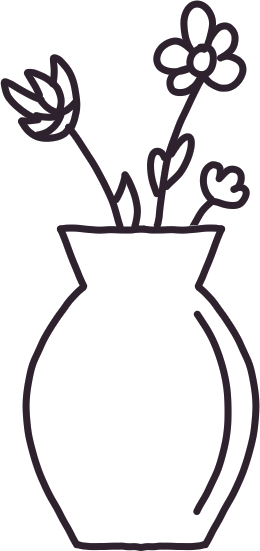
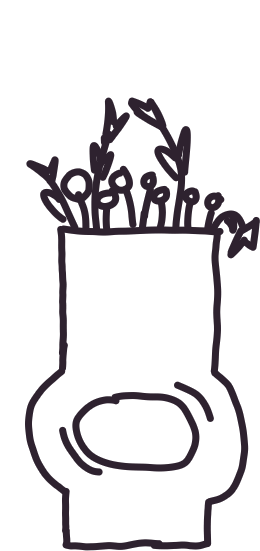
Revision of a layered (260, 551) image; what changed, layer by layer:
added group "2" with 2 layers above "1" over (0, 64, 260, 551)
added layer "Paint Layer 7" in group "2" over (0, 64, 260, 551)
added layer "Paint Layer 8" in group "2" over (0, 64, 260, 551)
moved "Paint Layer 5" into group "1", painted on it over (22, 177, 260, 551)
moved "Paint Layer 3" into group "1", painted on it over (22, 171, 260, 551)
moved "Paint Layer 6" into group "1" over (0, 0, 260, 241)
moved "Paint Layer 4" into group "1", painted on it over (0, 0, 260, 299)
